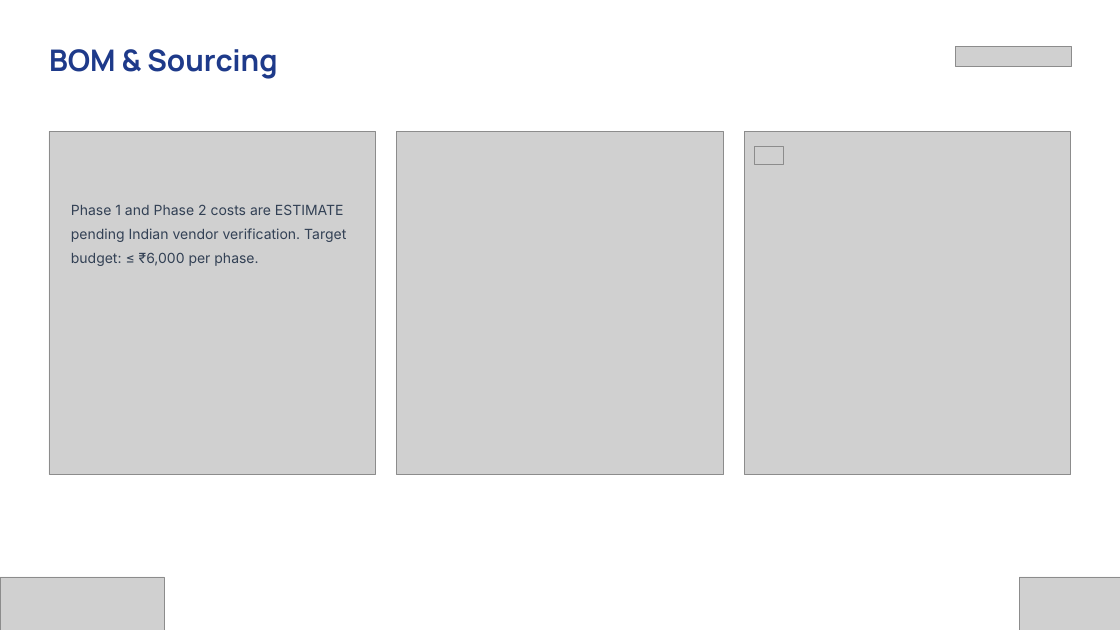
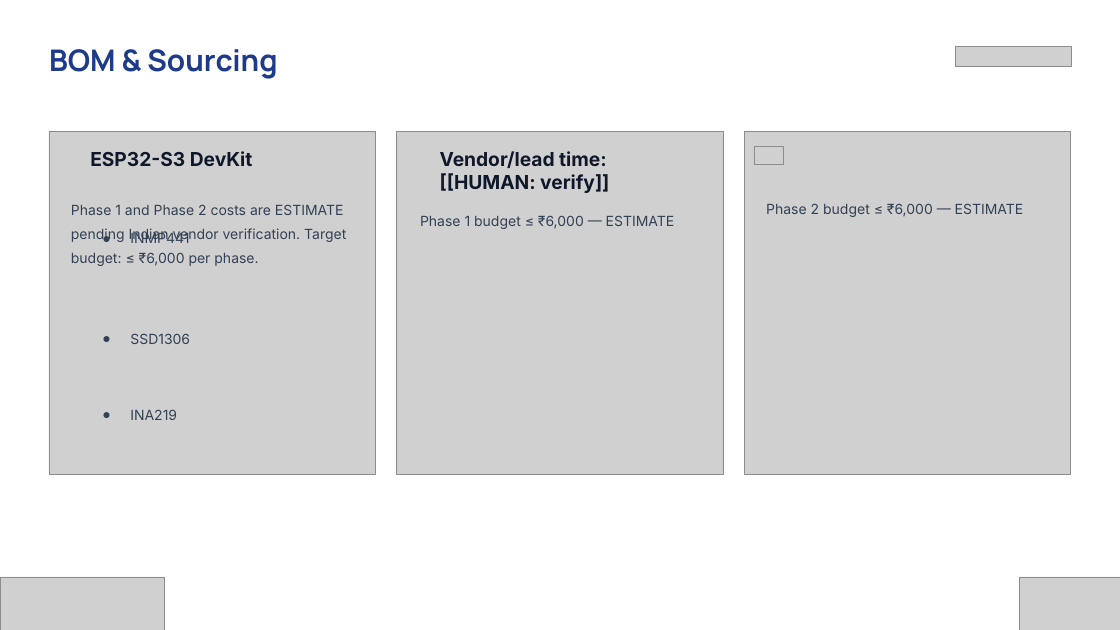
Before and after one commit to codeprabhu/VaaniCore, a slide deck: slide 11 of deck/out/Vishwakarma_Stage2_VaaniCore.pptx. Drawn at 1120x630 pixels with LibreOffice and Linux fonts; fonts in the diff are those of the drawing; grey boxes stand for pictures; background and template pictures are left out. Boxes give left, top, right and bottom in pixels: in the first picture for what was removed or moved away, otherwise in the second. Text is boxed around its words. In the diff, an @@ line names an element or a change of style, - is before the commit and + after.

```diff
--- a/deck/out/Vishwakarma_Stage2_VaaniCore.pptx
+++ b/deck/out/Vishwakarma_Stage2_VaaniCore.pptx
@@ text added at <box>90,151,253,166</box>, 16.5 pt, text #0F172A, bold @@
+ESP32-S3 DevKit
@@ text added at <box>440,151,609,193</box>, 16.5 pt, text #0F172A, bold @@
+Vendor/lead time: [[HUMAN: verify]]
@@ text added at <box>766,203,1024,217</box>, 12 pt, text #334155 @@
+Phase 2 budget ≤ ₹6,000 — ESTIMATE
@@ text added at <box>130,231,189,243</box>, 12 pt, text #334155 @@
+● INMP441
@@ text added at <box>420,215,675,229</box>, 12 pt, text #334155 @@
+Phase 1 budget ≤ ₹6,000 — ESTIMATE
@@ text added at <box>130,333,190,344</box>, 12 pt, text #334155 @@
+● SSD1306
@@ text added at <box>130,409,177,420</box>, 12 pt, text #334155 @@
+● INA219
```
Also in this commit, not shown: 16 other slides changed, 2 other files.
